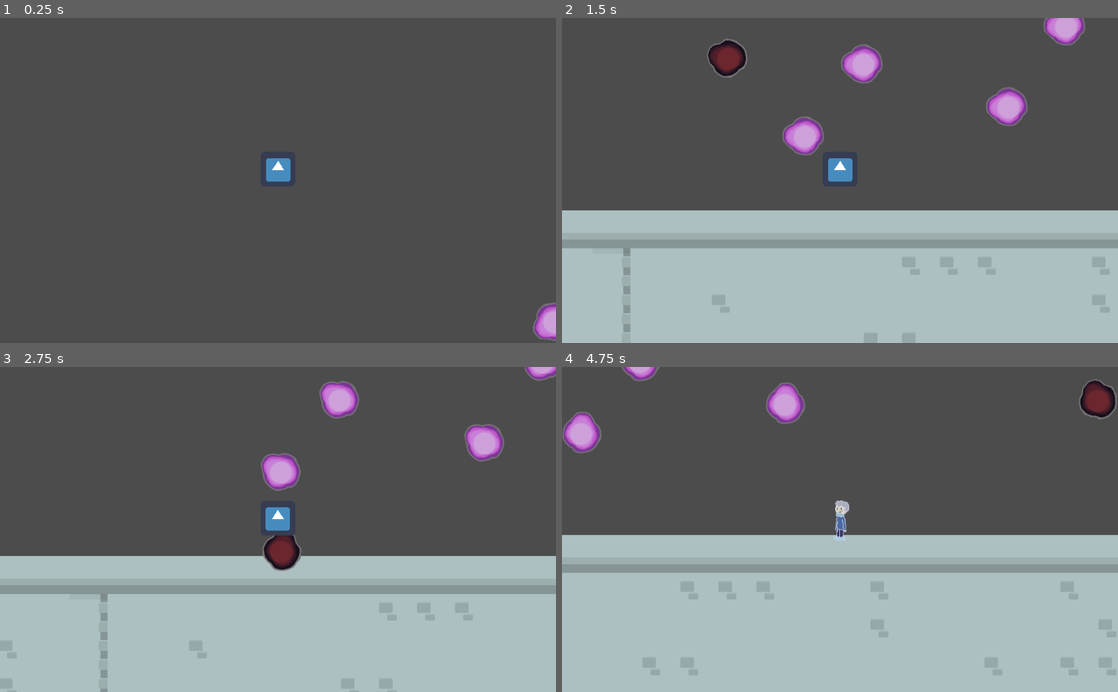
Above: before the commit, frames 1-4 (two rows, left to right).
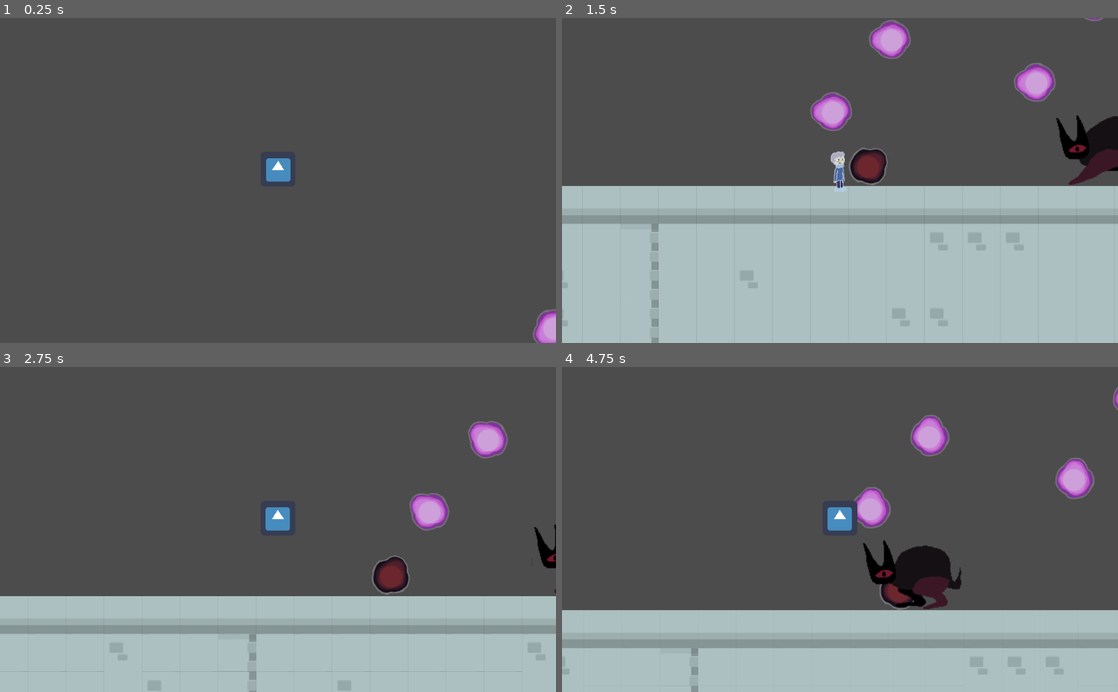
Above: after the commit, the same moments.

Repository: benpm/ldjam52
Game: Godot game, scene res://scenes/main.tscn
Two runs of this game, one before a commit and one after it. Both use one fixed random seed, a clock stepped at 60 frames per second and the inputs below. The engine's default icon, where the game draws it, is replaced by a stand-in: a white triangle on a blue panel in a dark square.
Inputs (mouse positions are in pixels of both pictures, inside the frame that each line leads up to):
- Up to frame 1 (0.25 s): no input
- Up to frame 2 (1.5 s): move the mouse to (962, 164) at 0.52 s; hold Right mouse button (action) 0.53-1.28 s; hold Right (right) from 0.53 s (still down); tap Up (jump) at 0.77, 1.07 s; click (962, 164) at 0.8 s; move the mouse to (728, 196) at 1.27 s; click (728, 196) at 1.35 s
- Up to frame 3 (2.75 s): tap Up (jump) at 1.52, 1.82, 2.3 s; tap Down (fall) at 1.55, 2.1 s; move the mouse to (333, 458) at 2.02 s; release Right (right) at 2.03 s; hold Left (left) from 2.03 s (still down)
- Up to frame 4 (4.75 s): move the mouse to (812, 594) at 2.77 s; release Left (left) at 2.78 s; hold Right (right) 2.78-4.28 s; tap Up (jump) at 2.85, 3.02, 3.32, 3.77, 4.07, 4.52 s; right-click (812, 594) at 3.05 s; move the mouse to (1006, 578) at 3.52 s; hold Right mouse button (action) 3.53-4.28 s; click (1006, 578) at 3.8 s; move the mouse to (673, 480) at 4.27 s; hold Left (left) from 4.28 s (still down); click (673, 480) at 4.35 s; tap Down (fall) at 4.55 s

The runs differ from the first frame. In frame 1, 0.3% of the frame differs, in the area x 95-100%, y 87-100%; in frame 2, 20%; in frame 3, 19%; in frame 4, 30%, in the area x 0-100%, y 0-100%.

Commit message:
more nightmare

Diff:
--- /dev/null
+++ b/objects/nightmare_demon1.tscn
@@ -0,0 +1,63 @@
+[gd_scene load_steps=10 format=2]
+
+[ext_resource path="res://scripts/Nightmare.gd" type="Script" id=1]
+[ext_resource path="res://sprites/demon1.png" type="Texture" id=2]
+
+[sub_resource type="AtlasTexture" id=8]
+flags = 4
+atlas = ExtResource( 2 )
+region = Rect2( 405, 0, 135, 85 )
+
+[sub_resource type="AtlasTexture" id=3]
+flags = 4
+atlas = ExtResource( 2 )
+region = Rect2( 0, 0, 135, 85 )
+
+[sub_resource type="AtlasTexture" id=4]
+flags = 4
+atlas = ExtResource( 2 )
+region = Rect2( 135, 0, 135, 85 )
+
+[sub_resource type="AtlasTexture" id=5]
+flags = 4
+atlas = ExtResource( 2 )
+region = Rect2( 270, 0, 135, 85 )
+
+[sub_resource type="AtlasTexture" id=6]
+flags = 4
+atlas = ExtResource( 2 )
+region = Rect2( 405, 0, 135, 85 )
+
+[sub_resource type="SpriteFrames" id=7]
+animations = [ {
+"frames": [ SubResource( 8 ) ],
+"loop": true,
+"name": "jump",
+"speed": 5.0
+}, {
+"frames": [ SubResource( 3 ), SubResource( 4 ), SubResource( 5 ), SubResource( 6 ) ],
+"loop": true,
+"name": "run",
+"speed": 5.0
+} ]
+
+[sub_resource type="CircleShape2D" id=2]
+radius = 68.0294
+
+[node name="nightmare_demon1" type="KinematicBody2D" groups=["nightmare"]]
+collision_layer = 4
+script = ExtResource( 1 )
+health = 5
+move_type = 1
+move_speed = 3.0
+
+[node name="AnimatedSprite" type="AnimatedSprite" parent="."]
+position = Vector2( 3.8147e-06, -65.25 )
+scale = Vector2( 1.54706, 1.54706 )
+frames = SubResource( 7 )
+animation = "jump"
+playing = true
+
+[node name="CollisionShape2D" type="CollisionShape2D" parent="."]
+position = Vector2( 3, -66 )
+shape = SubResource( 2 )
--- a/objects/Nightmare.tscn
+++ b/objects/nightmare_floater.tscn
@@ -14,10 +14,11 @@
 [sub_resource type="CircleShape2D" id=2]
 radius = 37.0
 
-[node name="Nightmare" type="RigidBody2D" groups=["nightmare"]]
+[node name="nightmare_floater" type="KinematicBody2D" groups=["nightmare"]]
 collision_layer = 4
 script = ExtResource( 1 )
 health = 3
+move_speed = 4.0
 
 [node name="AnimatedSprite" type="AnimatedSprite" parent="."]
 frames = SubResource( 1 )
--- a/objects/player.tscn
+++ b/objects/player.tscn
@@ -25,12 +25,8 @@
 [sub_resource type="RectangleShape2D" id=6]
 extents = Vector2( 17, 31 )
 
-[sub_resource type="RectangleShape2D" id=7]
-extents = Vector2( 32, 32 )
-
 [node name="player" type="KinematicBody2D"]
 script = ExtResource( 1 )
-gravity = 0.6
 jumpvel = 9.0
 catcher_point_speed = 0.15
 
@@ -43,24 +39,7 @@
 position = Vector2( 0, -21 )
 shape = SubResource( 6 )
 
-[node name="attack_area" type="Area2D" parent="."]
-visible = false
-position = Vector2( 0, -21 )
-collision_layer = 0
-collision_mask = 4
-monitoring = false
-
-[node name="CollisionShape2D" type="CollisionShape2D" parent="attack_area"]
-position = Vector2( 0, -54 )
-shape = SubResource( 7 )
-
-[node name="Sprite" type="Sprite" parent="attack_area"]
-position = Vector2( 0, -54 )
-texture = ExtResource( 2 )
-
 [node name="catcher_line_container" type="Node" parent="."]
 
 [node name="catcher_line" type="Line2D" parent="catcher_line_container"]
 default_color = Color( 1, 1, 1, 1 )
-
-[connection signal="body_entered" from="attack_area" to="." method="_on_attack_area_body_entered"]
--- a/project.godot
+++ b/project.godot
@@ -27,6 +27,7 @@
 [autoload]
 
 Sound="*res://scripts/Sound.gd"
+Game="*res://scripts/Game.gd"
 
 [gui]
 
@@ -93,6 +94,7 @@
 [physics]
 
 common/enable_pause_aware_picking=true
+2d/default_gravity=250
 
 [rendering]
 
--- a/scenes/main.tscn
+++ b/scenes/main.tscn
@@ -1,10 +1,11 @@
-[gd_scene load_steps=9 format=2]
+[gd_scene load_steps=10 format=2]
 
 [ext_resource path="res://objects/player.tscn" type="PackedScene" id=1]
 [ext_resource path="res://scripts/camera.gd" type="Script" id=2]
-[ext_resource path="res://objects/Nightmare.tscn" type="PackedScene" id=3]
+[ext_resource path="res://objects/nightmare_floater.tscn" type="PackedScene" id=3]
 [ext_resource path="res://sprites/building_tiles.png" type="Texture" id=4]
 [ext_resource path="res://objects/Dream.tscn" type="PackedScene" id=5]
+[ext_resource path="res://objects/nightmare_demon1.tscn" type="PackedScene" id=6]
 
 [sub_resource type="ConvexPolygonShape2D" id=8]
 points = PoolVector2Array( 0, 0, 70, 0, 70, 70, 0, 70 )
@@ -81,3 +82,6 @@
 
 [node name="player" parent="." instance=ExtResource( 1 )]
 catcher_point_speed = 0.95
+
+[node name="Nightmare2" parent="." instance=ExtResource( 6 )]
+position = Vector2( 1174, 714 )
--- /dev/null
+++ b/scripts/Game.gd
@@ -0,0 +1,3 @@
+extends Node
+
+var gravity: float = 0.5
--- a/scripts/Nightmare.gd
+++ b/scripts/Nightmare.gd
@@ -1,17 +1,80 @@
-extends RigidBody2D
+extends KinematicBody2D
 
 export (int) var health := 100
-
-# The speed at which the object will float away
-var float_speed = 20
+enum MoveType {FLOAT, RUN}
+export(MoveType) var move_type := MoveType.FLOAT
+export (float) var move_speed := 20.0
+export(float) var jumpvel: float = 6
 
 # The distance at which the object will start floating away
 var float_distance = 1000
 
+var vel: Vector2 = Vector2(0, 0)
+var jumps: int = 2
+var pvel: Vector2
+var dojump: bool = false
+var stepped: bool
+
 onready var player = $"/root/scene/player"
 onready var shape = $CollisionShape2D.shape
+onready var sprite: AnimatedSprite = $AnimatedSprite
 
 func _process(delta):
+	match move_type:
+		MoveType.FLOAT:
+			move_float()
+		MoveType.RUN:
+			move_run()
+
+
+
+	if health <= 0:
+		# If the object has no health, destroy it
+		queue_free()
+
+func _physics_process(_delta: float) -> void:
+	# Control animation
+	if abs(vel.y) < 0.1:
+		if sprite.animation != "run":
+			sprite.animation = "run"
+		sprite.speed_scale = abs(vel.x / 3)
+		if vel.x == 0:
+			sprite.frame = 0
+		if sprite.frame == 1 and not stepped:
+			stepped = true
+		elif sprite.frame != 1:
+			stepped = false
+	elif vel.y > 0.1:
+		sprite.animation = "fall"
+	if abs(vel.x) > 0:
+		sprite.flip_h = vel.x < 0
+
+	# Set velocity to zero on ground
+	if is_on_floor():
+		if pvel.y > Game.gravity + 0.1:
+			Sound.play("hit1", position)
+		vel.y = 0
+		jumps = 2
+	else:
+		vel.y += Game.gravity
+
+	# Jump
+	if jumps > 0 and dojump:
+		vel.y = -jumpvel
+		jumps -= 1
+		sprite.speed_scale = 1
+		sprite.play("jump")
+		dojump = false
+		if jumps == 1:
+			Sound.play("jump1", position)
+		else:
+			Sound.play("jump2", position)
+
+	# Collision
+	pvel = vel
+	vel = move_and_slide(vel * 60, Vector2(0, -1)) / 60
+
+func move_float():
 	# Get the distance between the player and this object
 	var distance = position.distance_to(player.position)
 
@@ -21,11 +84,17 @@
 		var float_direction = (position - player.position).normalized()
 
 		# Apply a force in the float direction
-		apply_impulse(Vector2.ZERO, -float_direction * float_speed)
+		vel = -float_direction * move_speed
 
 		# Rotate slightly as the object floats away
-		rotation += 1
+		sprite.rotation += 1
 
-	if health <= 0:
-		# If the object has no health, destroy it
-		queue_free()
+func move_run():
+	# Get the direction to the player
+	var direction = (player.position - position).normalized()
+
+	# Apply a force in the direction
+	vel.x = sign(direction.x) * move_speed
+
+	if randf() < 0.01:
+		dojump = true
--- a/scripts/player.gd
+++ b/scripts/player.gd
@@ -6,13 +6,10 @@
 
 export(float) var maxfall: float = 16.0
 export(float) var movespeed: float = 8.0
-export(float) var gravity: float = 0.35
 export(float) var jumpvel: float = 6
-export(float) var attack_cooldown: float = 0.5
 export(float) var catcher_point_speed: float = 0.05
 
 onready var sprite: AnimatedSprite = $sprite
-onready var attack_area: Area2D = $attack_area
 onready var catcher_line: Line2D = $catcher_line_container/catcher_line
 
 onready var initpos: Vector2 = position
@@ -24,25 +21,13 @@
 var stepped: bool
 var dead := false
 var dream = 0
-var can_attack := true
-var attack_disable_nextframe := false
 var catcher_point := Vector2.ZERO
 var catching := false
 
 func add_dream(amount):
 	dream += amount
 
-func _ready() -> void:
-	disable_attack_area()
-
 func _process(_delta: float) -> void:
-	# Reset attack area
-	if attack_area.monitoring:
-		if attack_disable_nextframe:
-			disable_attack_area()
-			attack_disable_nextframe = false
-		else:
-			attack_disable_nextframe = true
 
 	# Control animation
 	if abs(vel.y) < 0.1:
@@ -82,7 +67,7 @@
 					intersection = true
 					break
 			if intersection:
-				Input.action_release("action")
+				Input.action_release("attack")
 				catching = false
 				catcher_line.clear_points()
 				break
@@ -104,15 +89,15 @@
 				]
 				print(n.get_class())
 				if Geometry.intersect_polyline_with_polygon_2d(catcher_line.points, bbox_points):
-					Input.action_release("action")
+					Input.action_release("attack")
 					catching = false
 					catcher_line.clear_points()
 					n.health -= 1
-					n.apply_impulse(Vector2.ZERO, -(position - n.position).normalized() * 500)
+					# n.vel += -(position - n.position).normalized() * 500
 					break
 
 	# Draw dreamcatcher path
-	if not intersection and Input.is_action_pressed("action") or catching:
+	if not intersection and Input.is_action_pressed("attack") or catching:
 		var mouse = get_global_mouse_position()
 
 		var pts = catcher_line.points.size()
@@ -136,10 +121,10 @@
 
 				catcher_line.clear_points()
 				catching = false
-				Input.action_release("action")
+				Input.action_release("attack")
 		else:
 			catcher_point = lerp(catcher_point, mouse, catcher_point_speed)
-	elif Input.is_action_just_released("action"):
+	elif Input.is_action_just_released("attack"):
 		if not catching:
 			catcher_line.clear_points()
 
@@ -155,12 +140,12 @@
 
 	# Set velocity to zero on ground
 	if is_on_floor():
-		if pvel.y > gravity + 0.1:
+		if pvel.y > Game.gravity + 0.1:
 			Sound.play("hit1", position)
 		vel.y = 0
 		jumps = 2
 	else:
-		vel.y += gravity
+		vel.y += Game.gravity
 
 	# Jump
 	if Input.is_action_just_pressed("jump") and jumps > 0:
@@ -194,33 +179,8 @@
 			# if t.tile_set.is_damage_tile(c):
 			# 	death()
 
-func _input(event: InputEvent):
-	if can_attack and event.is_action("attack"):
-		enable_attack_area()
-		can_attack = false
-		var mouse = get_global_mouse_position()
-		attack_area.rotation = position.angle_to_point(mouse) - PI / 2
-		get_tree().create_timer(attack_cooldown).connect("timeout", self, "reset_attack")
-
-func enable_attack_area():
-	attack_area.monitoring = true
-	attack_area.show()
-
-func disable_attack_area():
-	attack_area.monitoring = false
-	attack_area.hide()
-
-func reset_attack():
-	can_attack = true
-
 func death():
 	dead = true
 	Sound.play("die", position)
 	hide()
 	# Global.game.player_died()
-
-# Attack area collision with enemy
-func _on_attack_area_body_entered(body: Node):
-	body.health -= 1
-	print("hit nightmare")
-	body.apply_impulse(Vector2.ZERO, -(position - body.position).normalized() * 1000)
Binary file added: art/demon1.ase
Not shown: 1 places in objects/player.tscn that only renumber resources
Binary file added: sprites/demon1.png
Not shown, added: sprites/demon1.png.import
